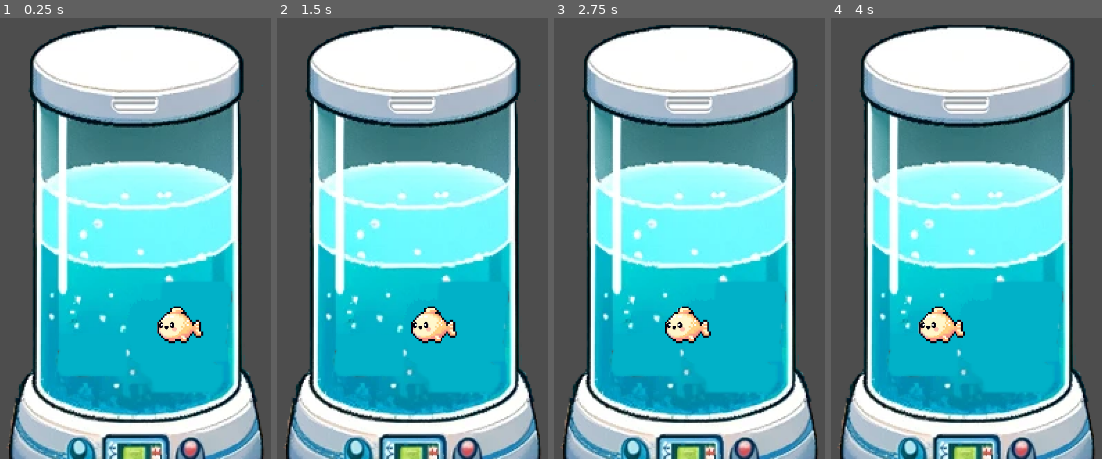
Above: before the commit, frames 1-4 (left to right).
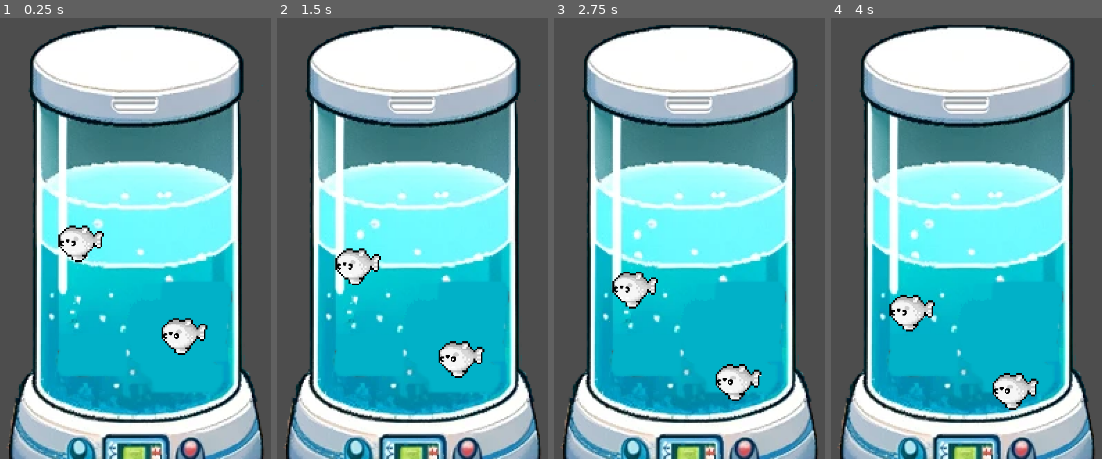
Above: after the commit, the same moments.

Repository: IkramKo/vertigrow
Game: Godot game, scene res://levels/farm.tscn
The game is run twice, just before and just after one commit, with the same random seed, the same clock (stepped at 60 frames per second) and the same inputs.
Inputs:
- Up to frame 1 (0.25 s): no input
- Up to frame 2 (1.5 s): no input
- Up to frame 3 (2.75 s): no input
- Up to frame 4 (4 s): no input

The runs differ from the first frame. In frame 1, 2.2% of the frame differs, in the area x 21-77%, y 46-77%; in frame 2, 2.9%; in frame 3, 2.9%, in the area x 20-77%, y 57-87%; in frame 4, 2.9%.

Commit message:
Added logic for dead fish

Diff:
--- a/game/levels/farm.tscn
+++ b/game/levels/farm.tscn
@@ -10,3 +10,6 @@
 
 [node name="Fish" parent="Tank" instance=ExtResource("2_w08e8")]
 position = Vector2(96.4, 194.8)
+
+[node name="Fish2" parent="Tank" instance=ExtResource("2_w08e8")]
+position = Vector2(22, 128)
--- a/game/objects_characters/fish.gd
+++ b/game/objects_characters/fish.gd
@@ -1,12 +1,22 @@
 extends CharacterBody2D
 
+# Movement variables
 var speed = 1600
-var movement = 0
+var movement = Vector2(0, 0)
 var direction = Vector2(-1, 0)
 var sprite = get_child(0)
+var dead_fish = load("res://assets/dead_fish.png")
+
+# Fish attributes
+var health = 10
 
 func _ready():
 	pass
+
+func kill_fish():
+	sprite.texture = dead_fish
+	direction = Vector2(0, 1)
+	sprite.flip_h = false
 
 func _physics_process(delta):
 	sprite = get_child(0)
@@ -17,7 +27,7 @@
 		sprite.flip_h = !sprite.flip_h
 		direction.x = -direction.x
 
-	#movement.y += sin(global_position.x / 100.0) * 10.0
+	kill_fish()
 	#velocity = movement
 #
 	## Get the largest CollisionShape2D of the parent
Binary file added: game/assets/dead_fish.png
Not shown, added: game/assets/dead_fish.png.import
